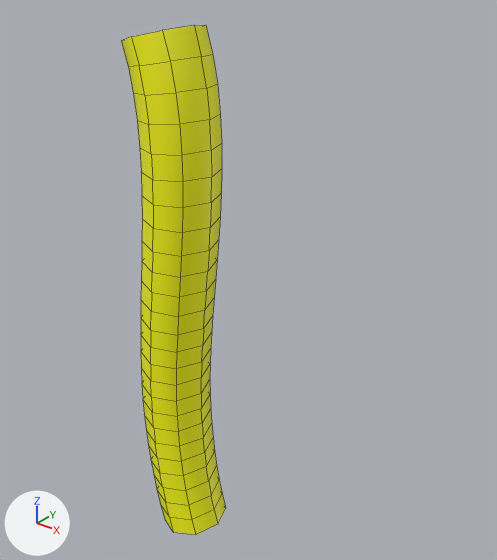
One commit to the FBX model Assets/Models/Wire Puzzle/Wire1Unit.fbx: the scene before it, then after it.
Rendered twice from a 50 mm camera at (0.001436, -0.001478, 0.000988) aimed at (0.000021, 0.000292, -0.000109). The lights are fixed; the arrows at lower left show +X, +Y and +Z. Mesh edges are drawn as thin lines. Where no turn or scale is listed for an object, it has been applied to the vertices.

The first picture shows 'Wire1'.
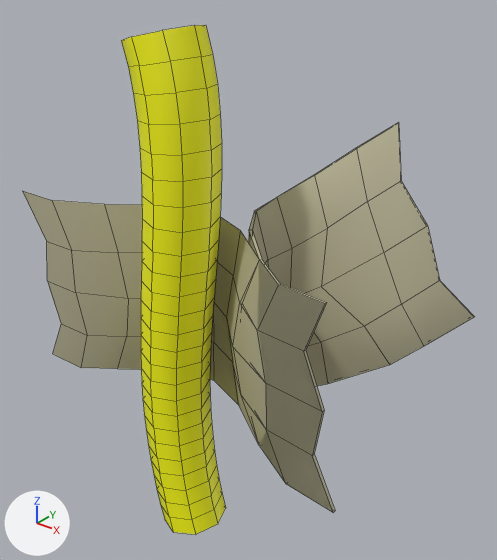
The newer file is also turned or shifted as a whole; pictures and numbers use the older file's frame.

The change, as a diff of the scene's bpy script:
```diff
--- a/Assets/Models/Wire Puzzle/Wire1Unit.fbx.py
+++ b/Assets/Models/Wire Puzzle/Wire1Unit.fbx.py
@@ mat_tapemat @@
+mat_tapemat = principled_material('TapeMat')
+mat_tapemat.base_color = (0.471, 0.442, 0.293)  # beige #b7b193
@@ me_mesh_002 @@
+me_mesh_002.from_pydata(...)  # 90 vertices, 88 faces; spans x 0.00007..0.000731, y -0.000181..0.000543, z -0.000377..0.000645
+me_mesh_002.materials.append(mat_tapemat)  # beige #b7b193
@@ me_mesh_001 @@
+me_mesh_001.from_pydata(...)  # 45 vertices, 32 faces; spans x -0.00078..0.000624, y -0.000184..0.000079, z -0.000377..0.00036
+me_mesh_001.materials.append(mat_tapemat)  # beige #b7b193
@@ ob_tapeunstuck1 @@
+ob_tapeunstuck1 = bpy.data.objects.new('TapeUnStuck1', me_mesh_002)
+ob_tapeunstuck1.location = (0.000025, 0.0001, -0.000188)
@@ ob_tapstuck1 @@
+ob_tapstuck1 = bpy.data.objects.new('TapStuck1', me_mesh_001)
+ob_tapstuck1.location = (0.000025, 0.0001, -0.000188)
```

Where the change shows, as pixel boxes [x1, y1, x2, y2] in the pictures (497 x 560 px):
'TapeUnStuck1', added: after [248, 122, 474, 512]
'TapStuck1', added: after [23, 191, 324, 481]
